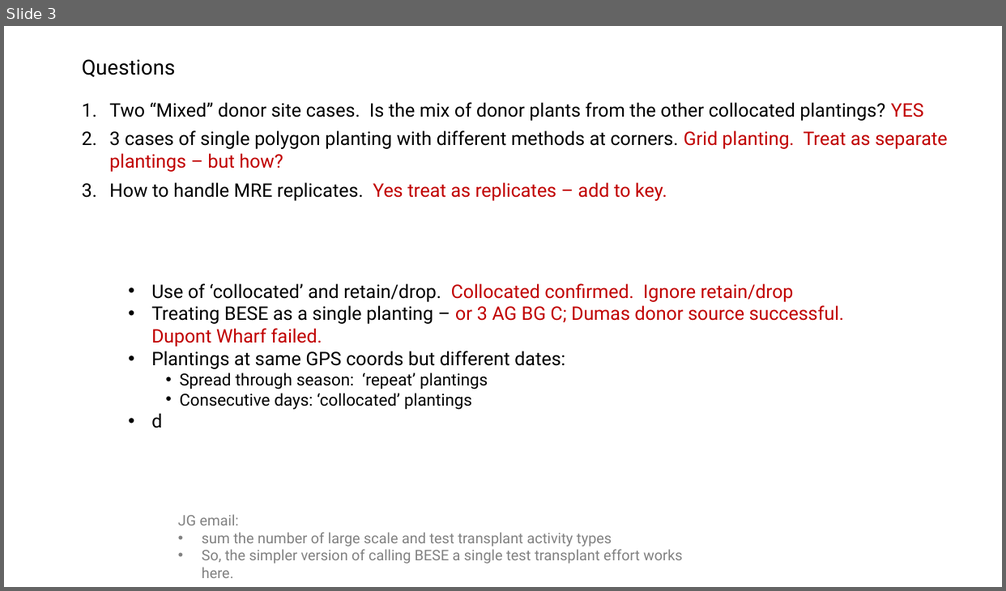
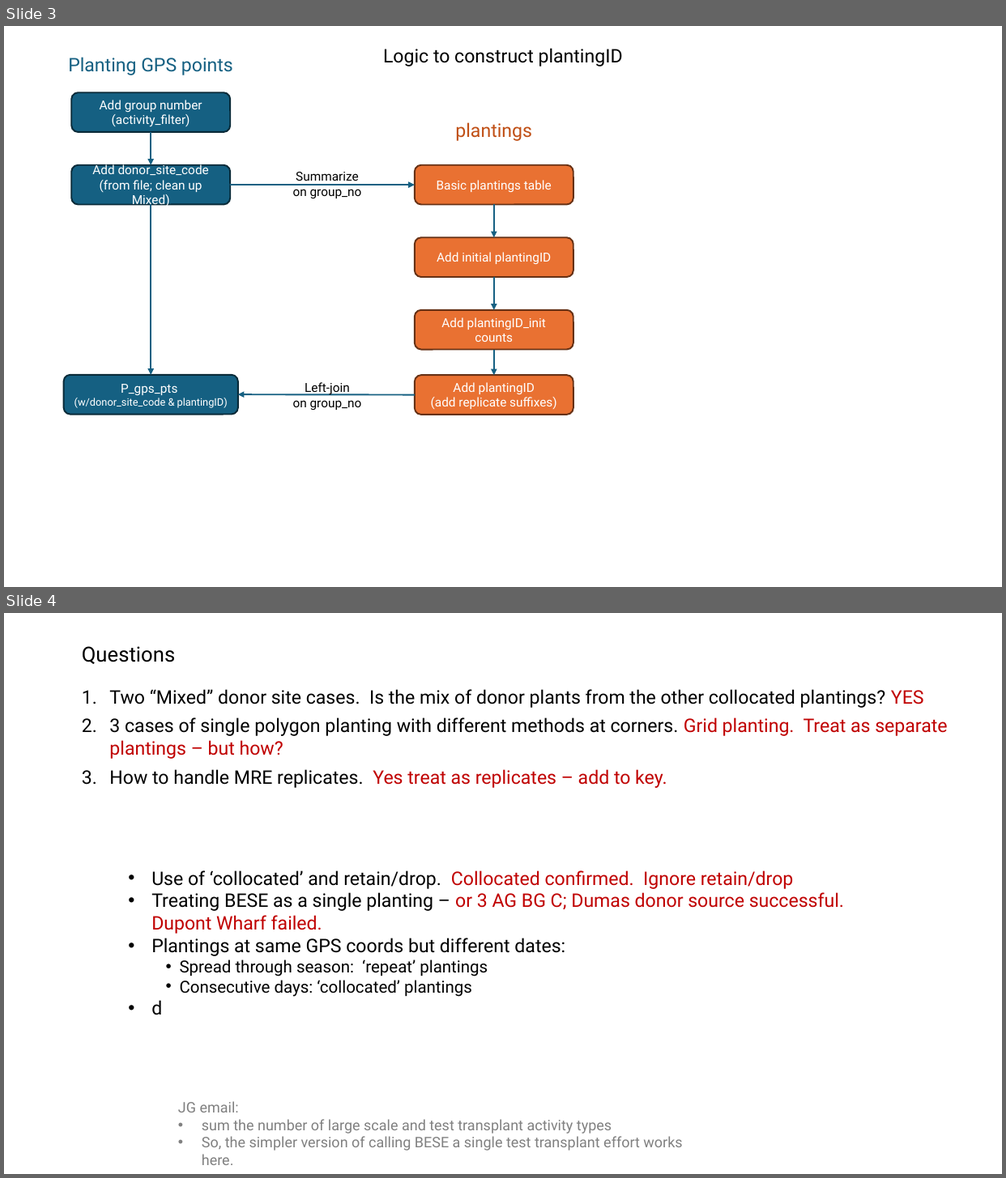
Before and after one commit to WA-Nearshore/seagrass-restoration-processing, a slide deck: docs/seagrass_restoration_storymap_notes.pptx. Shown one above the other, each under a label of ours: slide 3 before the commit, slides 3 and 4 after it. The pictures are 1006x591 and 1006x1178 pixels, drawn with LibreOffice and Linux fonts; fonts in the diff are those of the drawing. Boxes give left, top, right and bottom in pixels: in the first picture for what was removed or moved away, otherwise in the second. Text is boxed around its words. In the diff, an @@ line names an element or a change of style, - is before the commit and + after.

```diff
--- a/docs/seagrass_restoration_storymap_notes.pptx
+++ b/docs/seagrass_restoration_storymap_notes.pptx
@@ slide 3 added at (4,26,1002,587), background #FFFFFF @@
@@ text added at (383,48,623,66), 18 pt, text #000000 @@
+Logic to construct plantingID
@@ text added at (68,57,233,75), 18 pt, text #156082 @@
+Planting GPS points
@@ rounded rectangle added at (71,92,230,132), fill #156082, outline #092A39 1.5 pt, 12 pt, text #FFFFFF @@
+Add group number
+(activity_filter)
@@ text added at (455,122,532,141), 18 pt, text #C04F15 @@
+plantings
@@ arrow added from (151, 132) to (151, 165), #156082 1.5 pt @@
@@ rounded rectangle added at (71,165,230,205), fill #156082, outline #092A39 1.5 pt, 12 pt, text #FFFFFF @@
+Add donor_site_code
+(from file; clean up Mixed)
@@ rounded rectangle added at (415,165,573,205), fill #E97132, outline #663216 1.5 pt, 12 pt, text #FFFFFF @@
+Basic plantings table
@@ arrow added from (230, 185) to (415, 185), #156082 1.5 pt @@
@@ text added at (293,172,362,199), 12 pt, text #000000 @@
+Summarize
+on group_no
@@ arrow added from (151, 205) to (151, 375), #156082 1.5 pt @@
@@ arrow added from (494, 205) to (494, 238), #156082 1.5 pt @@
@@ rounded rectangle added at (415,238,573,278), fill #E97132, outline #663216 1.5 pt, 12 pt, text #FFFFFF @@
+Add initial plantingID
@@ arrow added from (494, 278) to (494, 310), #156082 1.5 pt @@
@@ rounded rectangle added at (415,310,573,350), fill #E97132, outline #663216 1.5 pt, 12 pt, text #FFFFFF @@
+Add plantingID_init counts
@@ arrow added from (494, 349) to (494, 376), #156082 1.5 pt @@
@@ rounded rectangle added at (64,375,238,415), fill #156082, outline #092A39 1.5 pt, 10 pt, text #FFFFFF @@
+P_gps_pts
+(w/donor_site_code & plantingID)
@@ text added at (293,382,362,411), 12 pt, text #000000 @@
+Left-join
+on group_no
@@ rounded rectangle added at (415,376,573,416), fill #E97132, outline #663216 1.5 pt, 12 pt, text #FFFFFF @@
+Add plantingID
+(add replicate suffixes)
@@ arrow added from (415, 395) to (238, 395), #156082 1.5 pt @@
@@ what was slide 3 is now slide 4 @@
```
Also in this commit, not shown: 2 slides changed, 3 other files.
